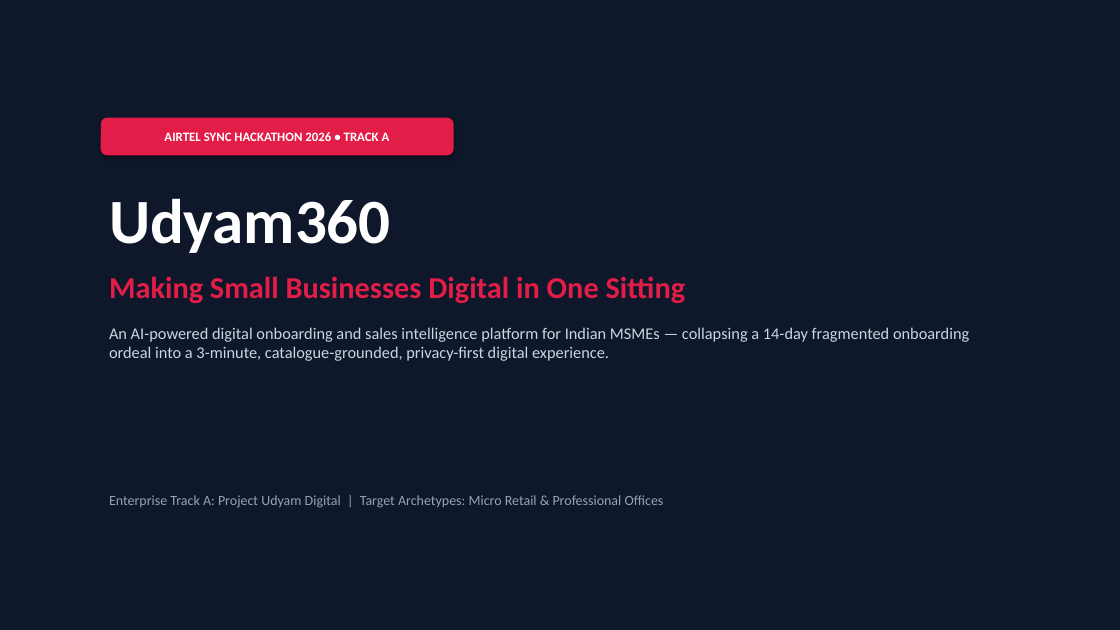
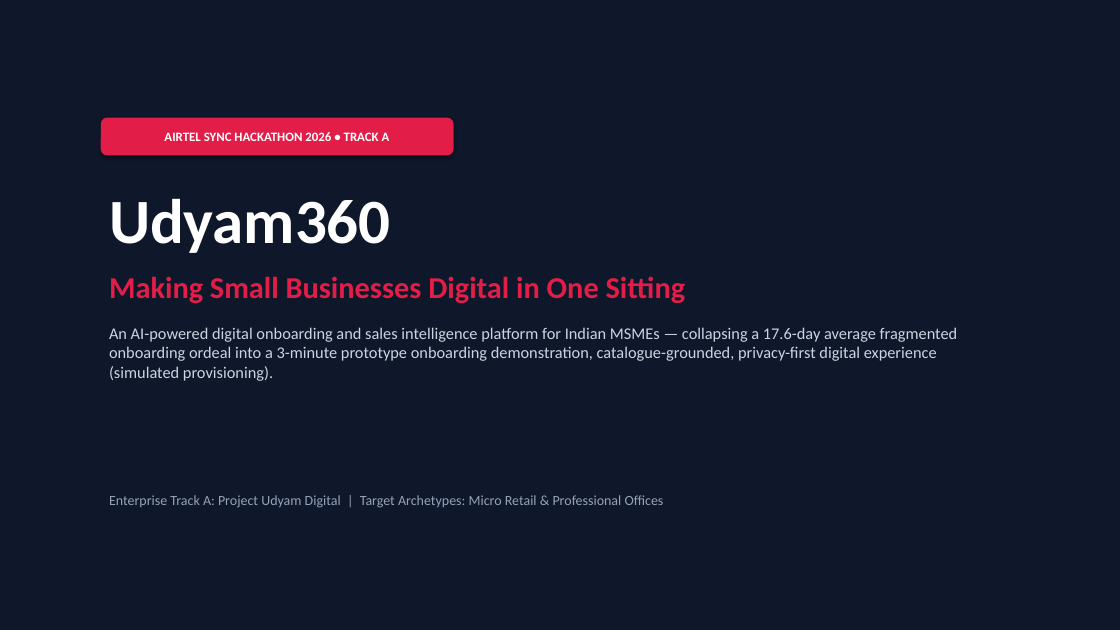
Before and after one commit to rawcdr/Udyam360, a slide deck: slide 1 of submission/Udyam360_Business_Case.pptx. Drawn at 1120x630 pixels with LibreOffice and Linux fonts; fonts in the diff are those of the drawing. Boxes give left, top, right and bottom in pixels: in the first picture for what was removed or moved away, otherwise in the second. Text is boxed around its words. In the diff, an @@ line names an element or a change of style, - is before the commit and + after.

```diff
--- a/submission/Udyam360_Business_Case.pptx
+++ b/submission/Udyam360_Business_Case.pptx
@@ text at (109,327,958,381): text changed @@
-An AI-powered digital onboarding and sales intelligence platform for Indian MSMEs — collapsing a 14-day fragmented onboarding ordeal into a 3-minute, catalogue-grounded, privacy-first digital experience.
+An AI-powered digital onboarding and sales intelligence platform for Indian MSMEs — collapsing a 17.6-day average fragmented onboarding ordeal into a 3-minute prototype onboarding demonstration, catalogue-grounded, privacy-first digital experience (simulated provisioning).
```
Also in this commit, not shown: 6 other slides changed, 22 other files.
